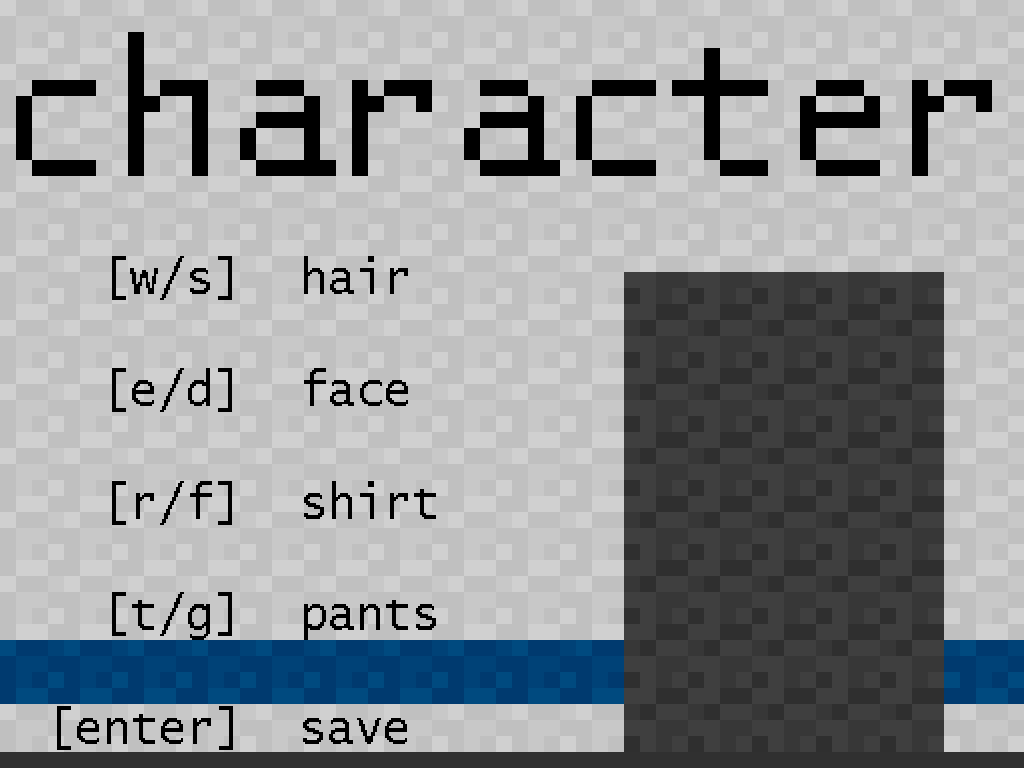
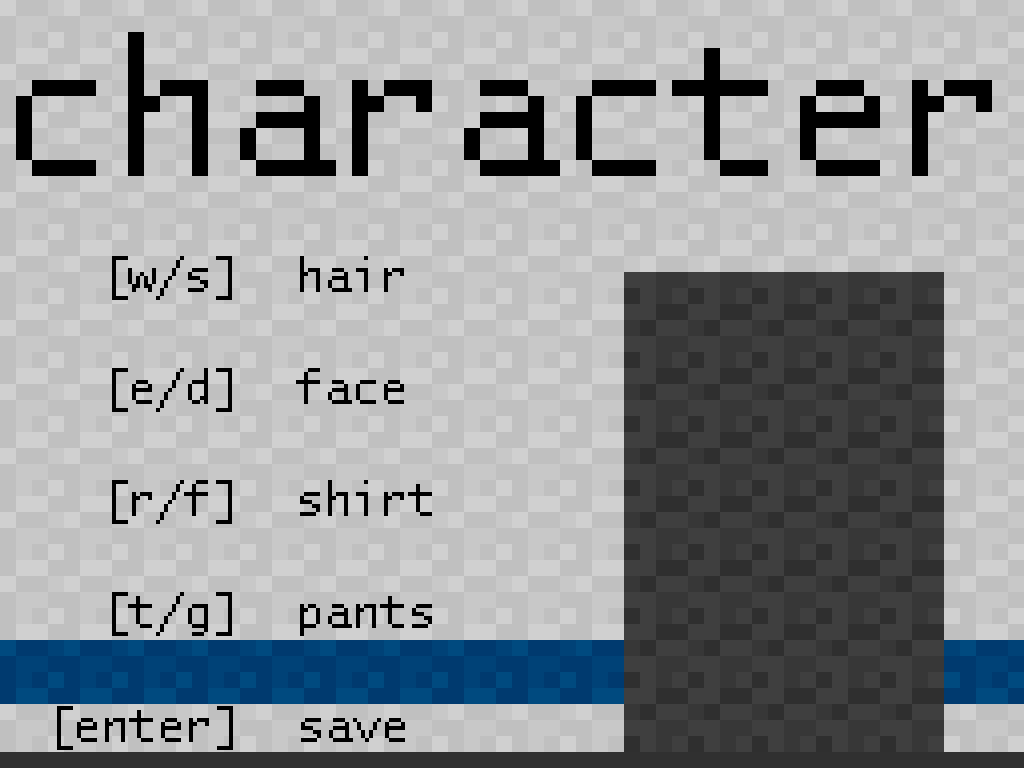
Layered file, before and after one edit (1024 × 768). Changes by layer:
hid "[enter] save" (1st of 2) over [71, 706, 407, 750]
added layer "[enter] save" (2nd of 2) above "keys" over [71, 706, 405, 750]
painted on "keys" over [112, 256, 436, 640]
